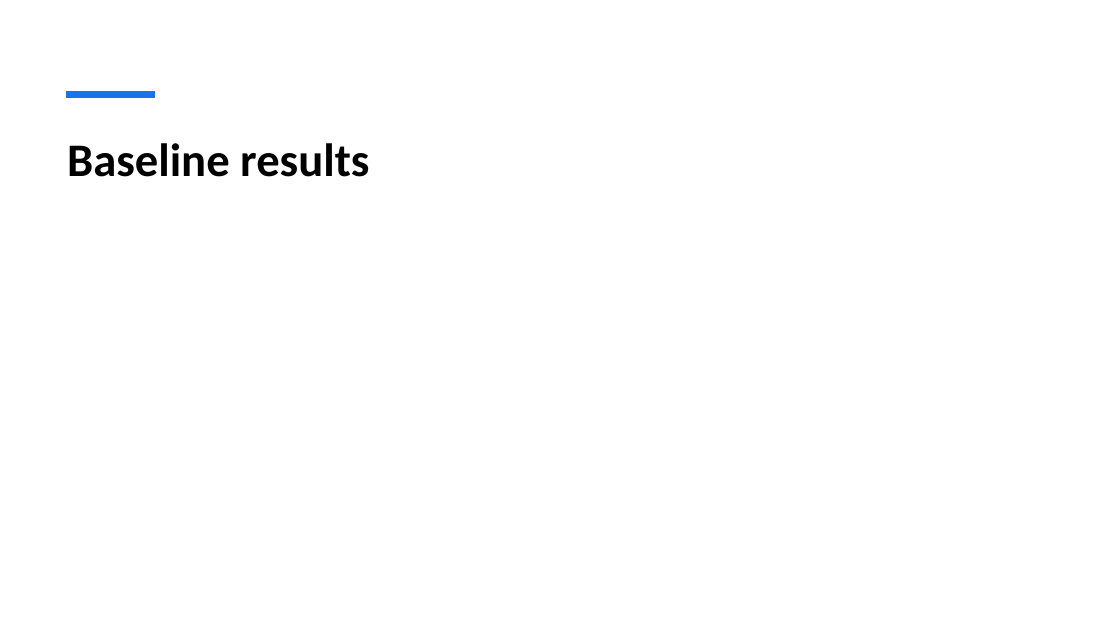
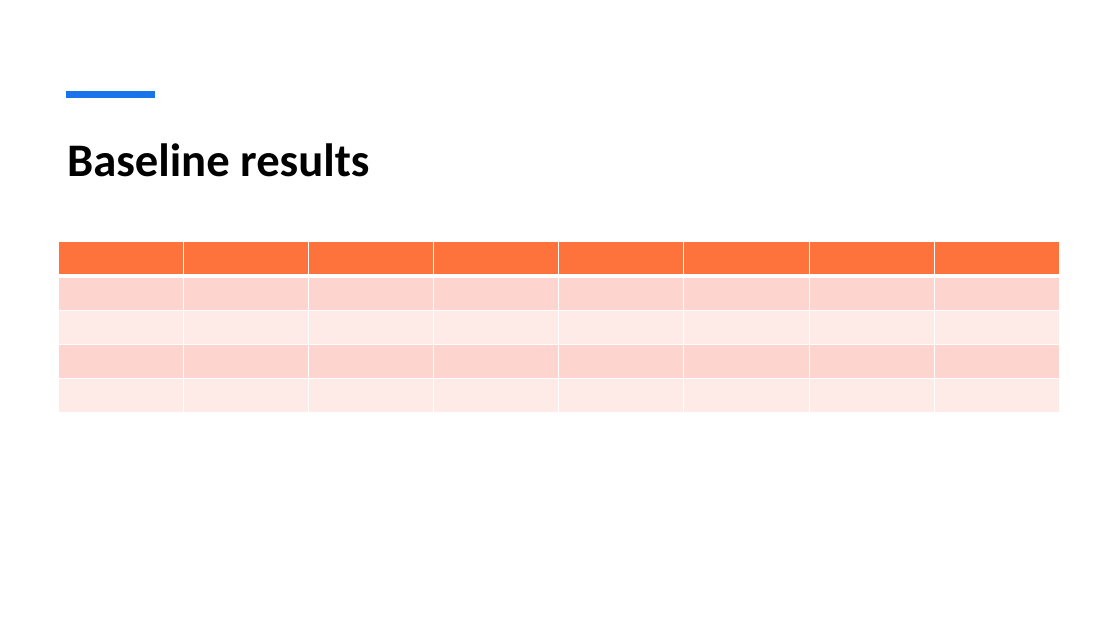
Before and after one commit to Obrigad0/Car-plate-Recognition-and-Reconstruction-with-DL, a slide deck: slide 12 of presentation.pptx. Drawn at 1120x630 pixels with LibreOffice and Linux fonts; fonts in the diff are those of the drawing. Boxes give left, top, right and bottom in pixels: in the first picture for what was removed or moved away, otherwise in the second. Text is boxed around its words. In the diff, an @@ line names an element or a change of style, - is before the commit and + after.

```diff
--- a/presentation.pptx
+++ b/presentation.pptx
@@ table added at [59,242,1060,413], 5 rows, 8 columns @@
+ |  |  |  |  |  |  | 
+ |  |  |  |  |  |  | 
+ |  |  |  |  |  |  | 
+ |  |  |  |  |  |  | 
+ |  |  |  |  |  |  | 
```
Also in this commit, not shown: 6 other files.
